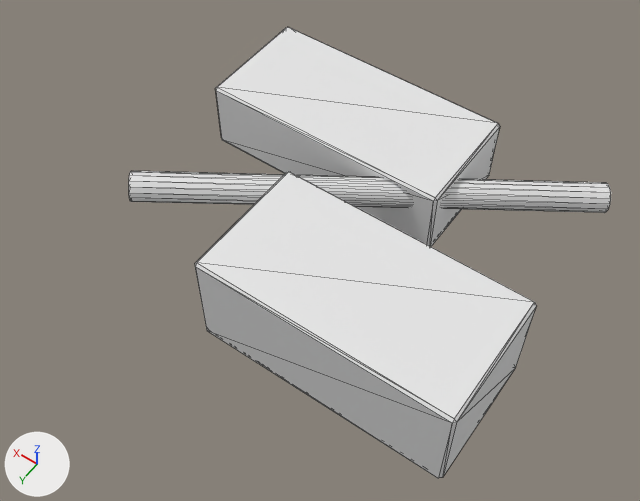
Before and after pictures for a commit that changed the glTF model assets/source/buildings/directorate/sources/logistics/supply_depot/kit/collapsed_cargo.gltf.
Camera for both pictures: a 50 mm camera at (-0.462, 0.695, 0.578) aimed at (-0.008, 0.06, -0.421). The lights are fixed; the arrows at lower left show +X, +Y and +Z. The picture after the commit comes second. Mesh edges are drawn as thin lines. Vertices at exactly the same position are counted once.

Objects in the first picture: 'collapsed_cargo'.
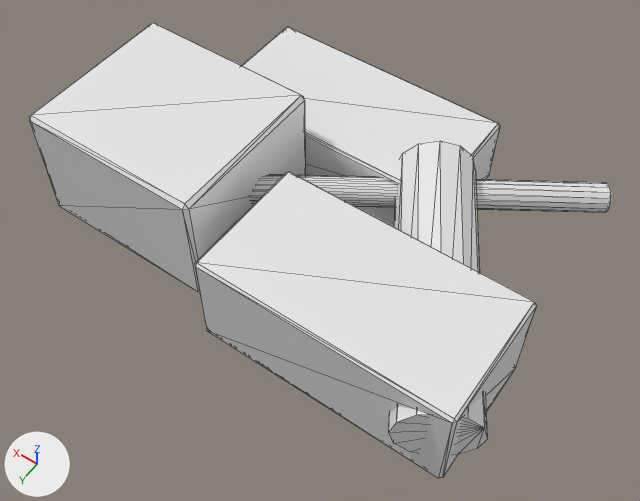
Boxes (x1, y1, x2, y2) around the edits, measured in the pictures (640 x 501 px):
'collapsed_cargo', reshaped (21% wider)
    before: (129, 27, 611, 478)
    after: (29, 23, 611, 478)
part 1 of me_collapsed_cargo, added
    after: (389, 141, 488, 455)
part 2 of me_collapsed_cargo, added
    after: (29, 23, 306, 292)

What changed in the scene script:
```text
Change me_collapsed_cargo:
    used by ob_collapsed_cargo; location = (0.0, 0.0, 0.0)
    remove me_collapsed_cargo.from_pydata(...)  # 80 vertices, 148 faces; spans x -0.32..0.28, y -0.268..0.24, z -0.465..-0.31
    add me_collapsed_cargo.from_pydata(...)  # 128 vertices, 236 faces; spans x -0.349..0.39, y -0.268..0.26, z -0.465..-0.27
    me_collapsed_cargo part 1: a new loose piece of 24 vertices spanning x -0.349..-0.031, y -0.16..0.26, z -0.438..-0.312
    me_collapsed_cargo part 2: a new loose piece of 24 vertices spanning x 0.1..0.39, y -0.06..0.2, z -0.46..-0.27
```
